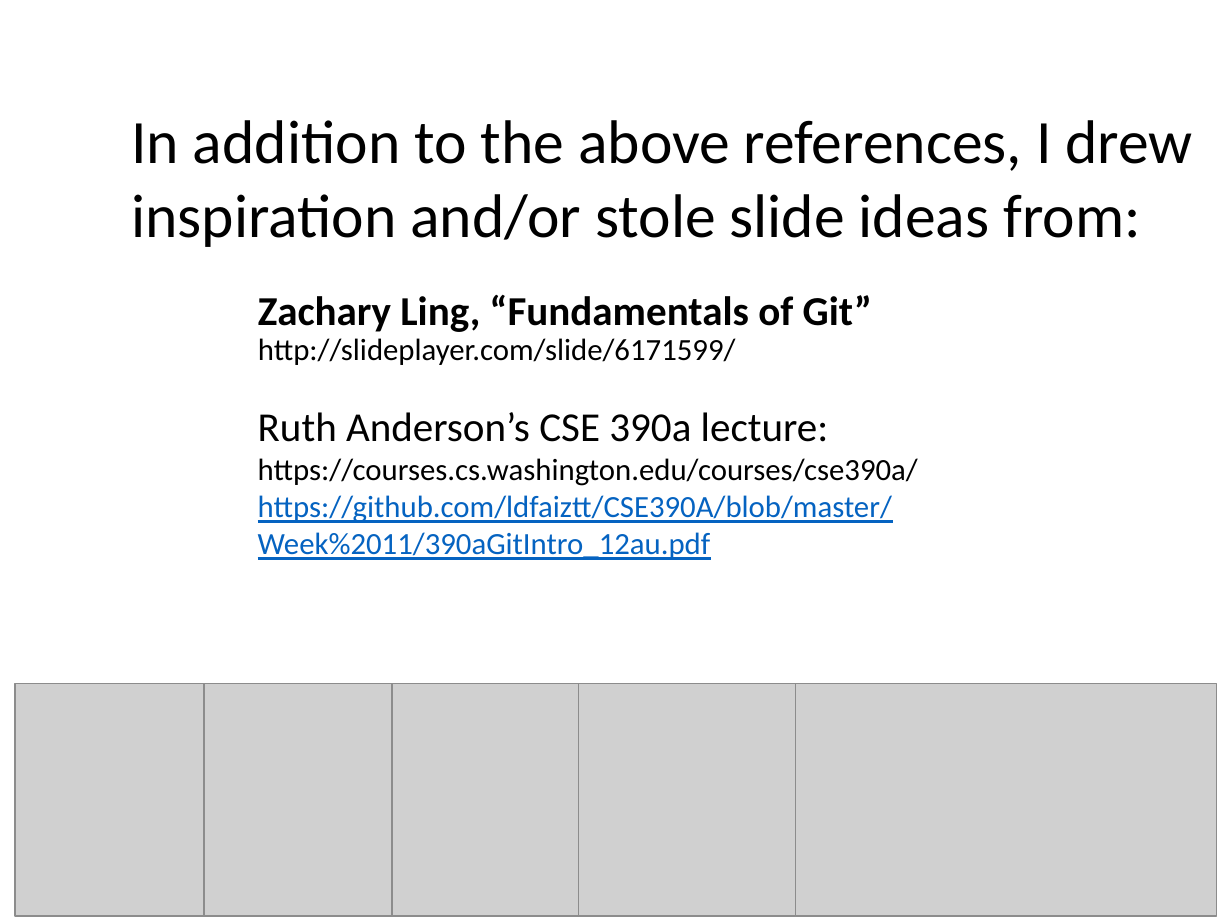
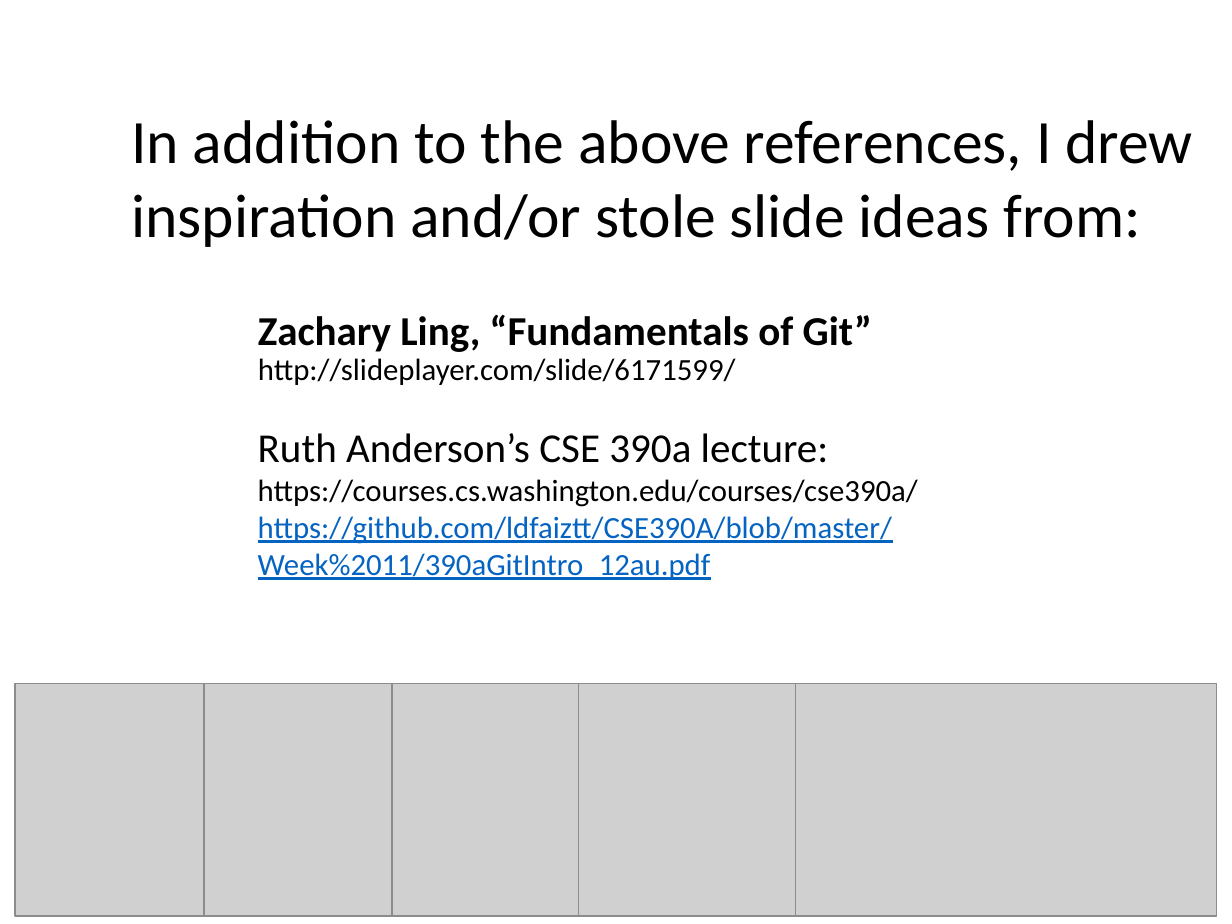
Before and after one commit to sussmanLab/workingWithGit, a slide deck: slide 44 of part1/gitIntroPart1.pptx (slide 43 before the commit). Drawn at 1232x924 pixels with LibreOffice and Linux fonts; fonts in the diff are those of the drawing; grey boxes stand for pictures. Boxes give left, top, right and bottom in pixels: in the first picture for what was removed or moved away, otherwise in the second. Text is boxed around its words. In the diff, an @@ line names an element or a change of style, - is before the commit and + after.

Commit message:
edited presentation

```diff
--- a/part1/gitIntroPart1.pptx
+++ b/part1/gitIntroPart1.pptx
@@ text "Zachary Ling, “Fundamentals of Git”": place and size @@
-text "Zachary Ling, “Fundamentals of Git”" at <box>258,295,872,365</box>
+text "Zachary Ling, “Fundamentals of Git”" at <box>258,315,872,385</box>
@@ text "Ruth Anderson’s CSE 390a lecture:": place and size @@
-text "Ruth Anderson’s CSE 390a lecture:" at <box>258,412,918,560</box>
+text "Ruth Anderson’s CSE 390a lecture:" at <box>258,433,918,580</box>
```
Also in this commit, not shown: 3 other slides changed, 1 slide added, 1 other file.
